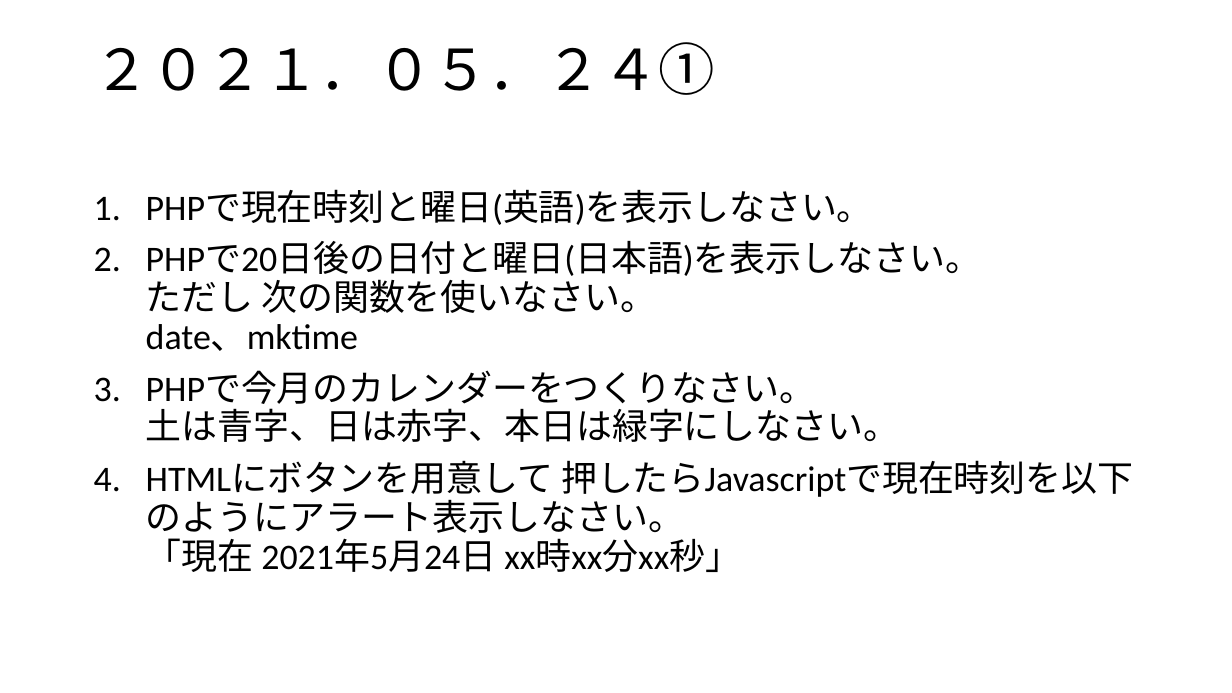
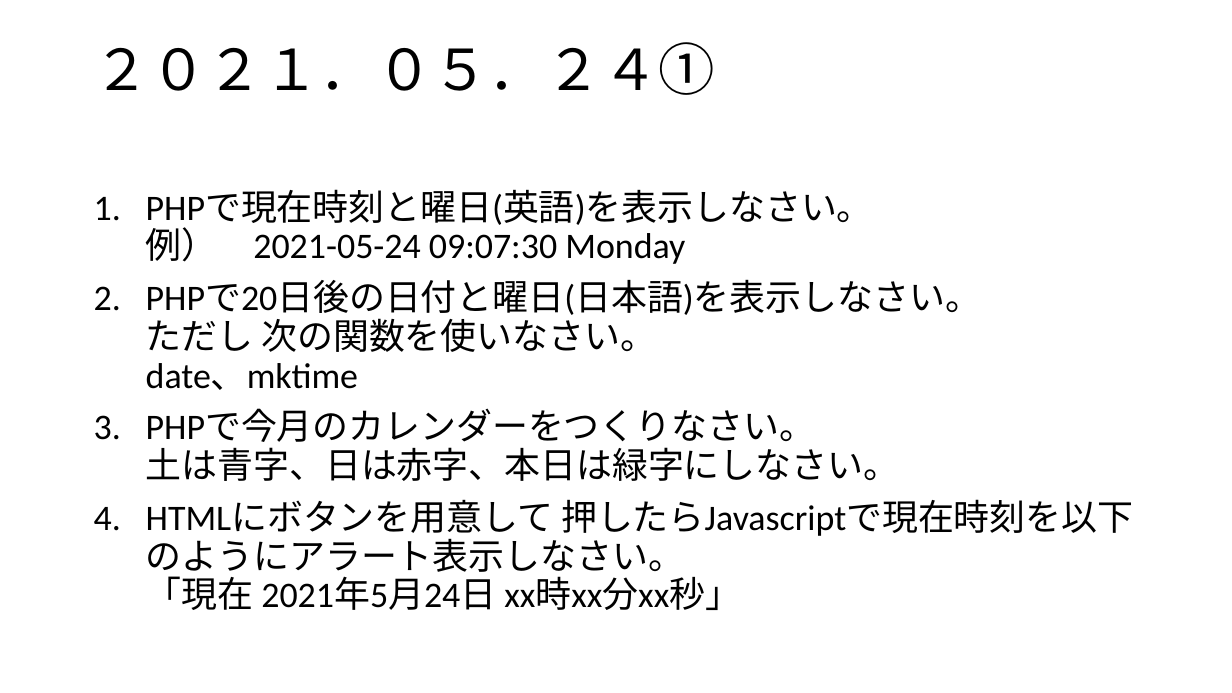
Before and after one commit to sss-sr2021/practice, a slide deck: slide 3 of おさらい演習20210524.pptx. Drawn at 1232x693 pixels with LibreOffice and Linux fonts; fonts in the diff are those of the drawing. Boxes give left, top, right and bottom in pixels: in the first picture for what was removed or moved away, otherwise in the second. Text is boxed around its words. In the diff, an @@ line names an element or a change of style, - is before the commit and + after.

```diff
--- a/おさらい演習20210524.pptx
+++ b/おさらい演習20210524.pptx
@@ text at [146, 190, 873, 264]: text changed @@
-1. PHPで現在時刻と曜日(英語)を表示しなさい。
+1. PHPで現在時刻と曜日(英語)を表示しなさい。
+   例） 2021-05-24 09:07:30 Monday
```
Also in this commit, not shown: 1 other file.
